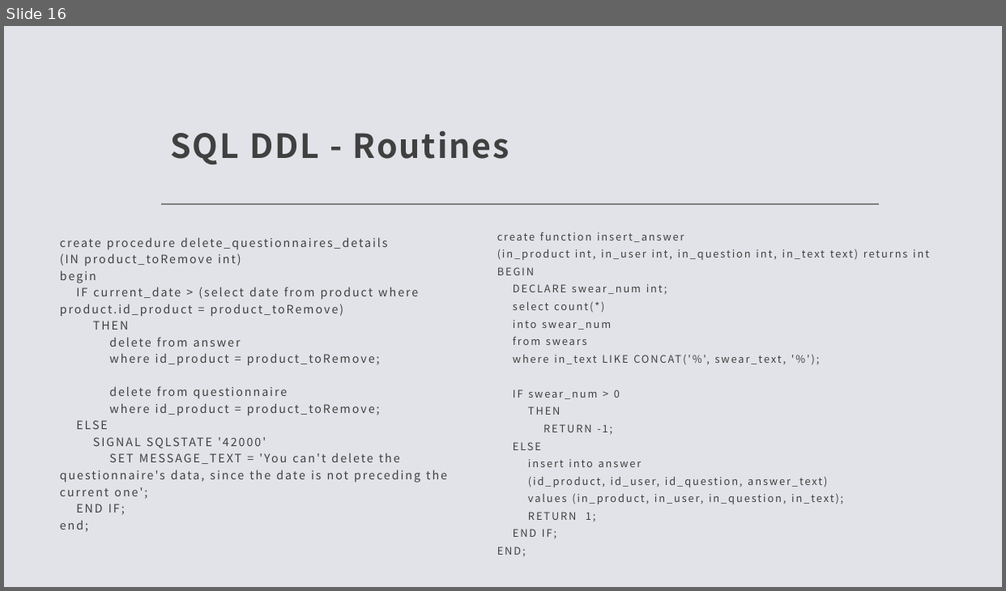
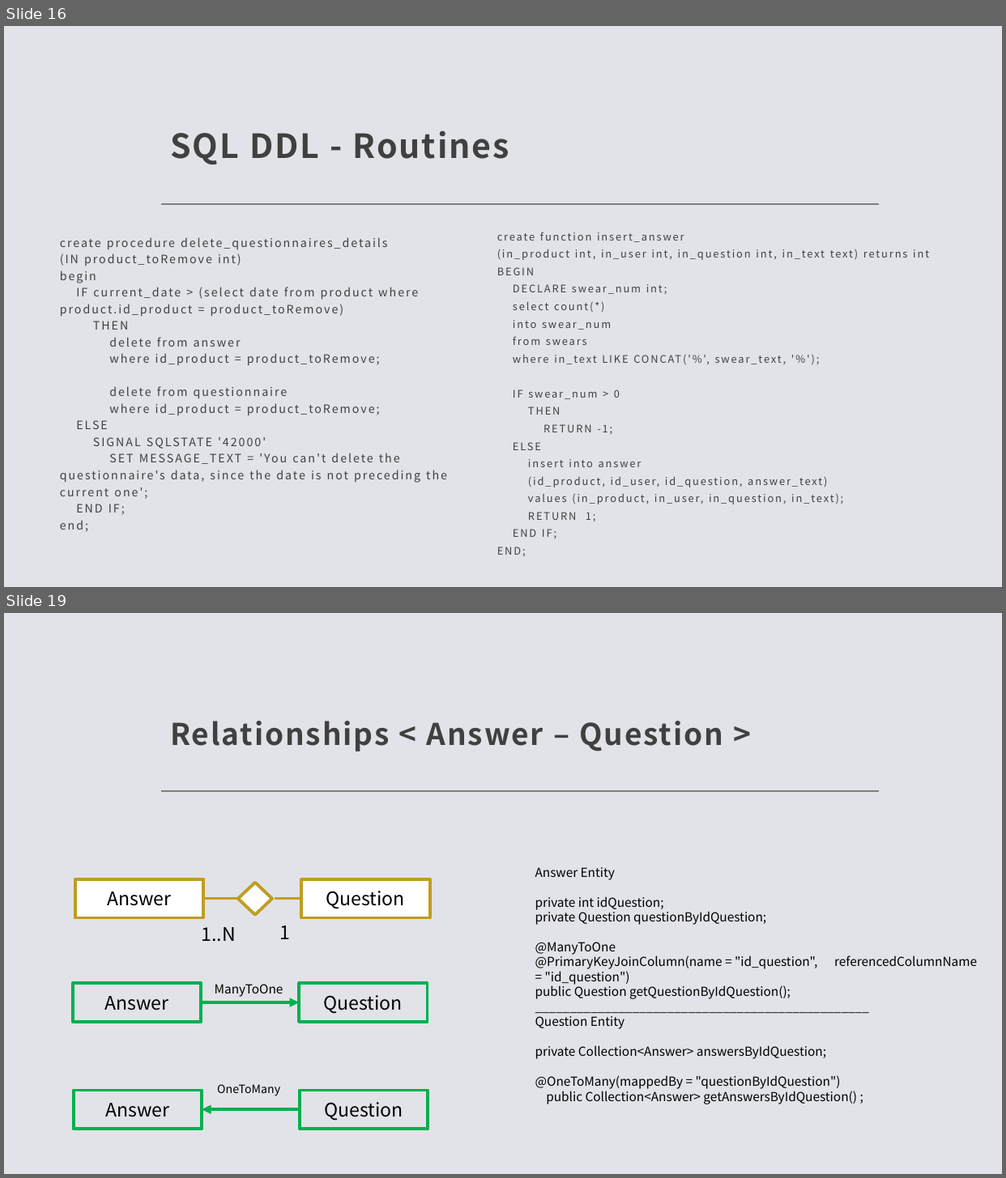
Before and after one commit to FPuoti255/GamifiedMarket, a slide deck: src/main/resources/PPTX/Gamified Market.pptx. Shown one above the other, each under a label of ours: slide 16 before the commit, slides 16 and 19 after it; the slides between them are not shown. The pictures are 1006x591 and 1006x1178 pixels, drawn with LibreOffice and Linux fonts; fonts in the diff are those of the drawing. Boxes give left, top, right and bottom in pixels: in the first picture for what was removed or moved away, otherwise in the second. Text is boxed around its words. In the diff, an @@ line names an element or a change of style, - is before the commit and + after.

```diff
--- a/src/main/resources/PPTX/Gamified Market.pptx
+++ b/src/main/resources/PPTX/Gamified Market.pptx
@@ slide 19 added at <box>4,613,1002,1174</box>, background #E2E3E8; not listed: 1 template element that a slide beside it also shows @@
@@ title added at <box>170,721,723,752</box>, 28.8 pt, text #404040, bold @@
+Relationships < Answer – Question >
@@ rectangle added at <box>75,879,204,918</box>, fill #FFFFFF, outline #BF9D22 3 pt, 18 pt, text #000000 @@
+Answer
@@ rectangle added at <box>301,879,430,918</box>, fill #FFFFFF, outline #BF9D22 3 pt, 18 pt, text #000000 @@
+Question
@@ text added at <box>535,867,977,1105</box>, 12 pt, text #000000 @@
+Answer Entity
+private int idQuestion;
+private Question questionByIdQuestion;
+@ManyToOne
+@PrimaryKeyJoinColumn(name = "id_question", referencedColumnName = "id_question")
+public Question getQuestionByIdQuestion();
+________________________________________________
+Question Entity
+private Collection<Answer> answersByIdQuestion;
+@OneToMany(mappedBy = "questionByIdQuestion")
+public Collection<Answer> getAnswersByIdQuestion() ;
@@ line added from (238, 899) to (204, 899), #BF9D22 2.25 pt @@
@@ diamond added at <box>238,883,272,915</box>, fill #FFFFFF, outline #BF9D22 3 pt @@
@@ line added from (301, 899) to (275, 899), #BF9D22 2.25 pt @@
@@ text added at <box>201,927,235,941</box>, 18 pt, text #000000 @@
+1..N
@@ text added at <box>279,926,290,939</box>, 18 pt, text #000000 @@
+1
@@ rectangle added at <box>73,983,202,1023</box>, outline #00B050 3 pt, 18 pt, text #000000 @@
+Answer
@@ text added at <box>215,984,283,997</box>, 12 pt, text #000000 @@
+ManyToOne
@@ rectangle added at <box>299,983,428,1023</box>, outline #00B050 3 pt, 18 pt, text #000000 @@
+Question
@@ arrow added from (201, 1003) to (299, 1003), #00B050 3 pt @@
@@ rectangle added at <box>74,1091,202,1130</box>, outline #00B050 3 pt, 18 pt, text #000000 @@
+Answer
@@ text added at <box>217,1084,280,1097</box>, 11 pt, text #000000 @@
+OneToMany
@@ rectangle added at <box>300,1091,428,1130</box>, outline #00B050 3 pt, 18 pt, text #000000 @@
+Question
@@ arrow added from (300, 1110) to (202, 1110), #00B050 3 pt @@
```
Also in this commit, not shown: 4 slides changed, 22 other slides added, 1 other file.
